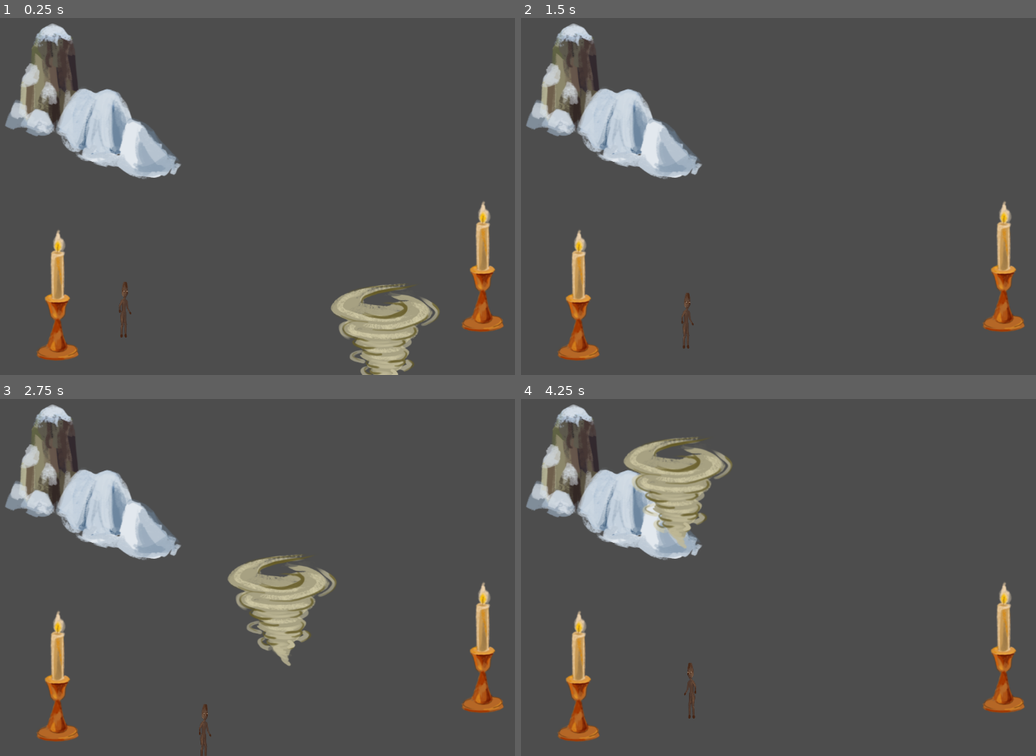
Above: before the commit, frames 1-4 (two rows, left to right).
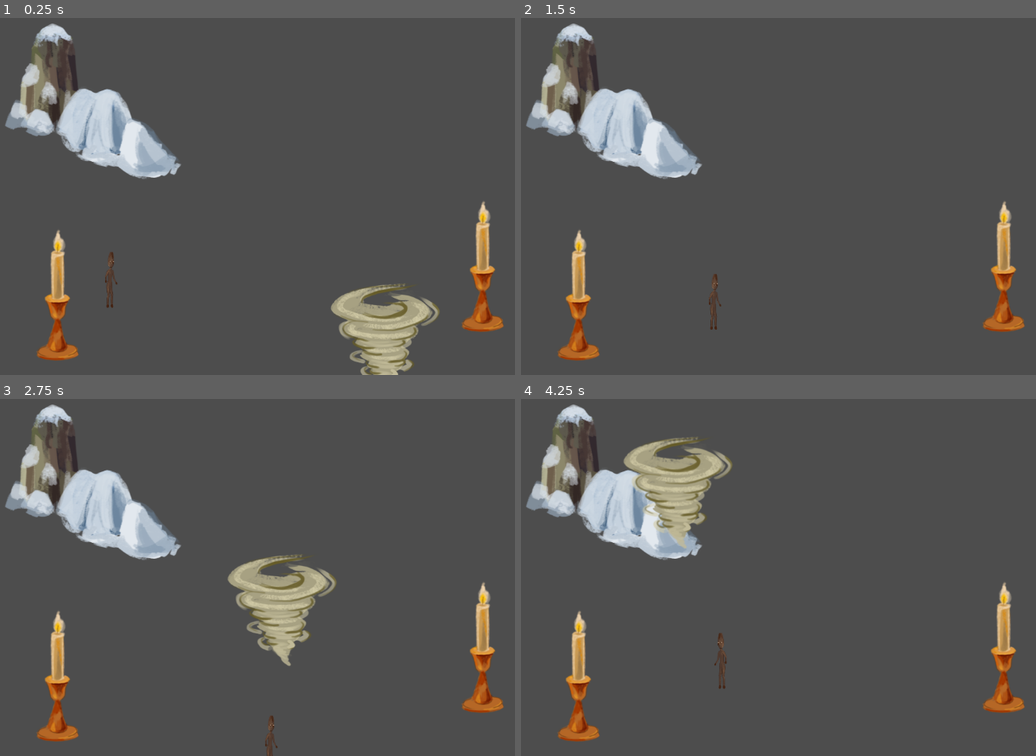
Above: after the commit, the same moments.

Repository: silvanasc804/on-off_labyrinth
Game: Godot game, scene res://scenes/levels/level1.tscn
Two runs of this game, one before a commit and one after it. Both use one fixed random seed, a clock stepped at 60 frames per second and the inputs below.
Inputs:
- Up to frame 1 (0.25 s): no input
- Up to frame 2 (1.5 s): hold D (right) 0.53-1.28 s; tap Enter at 1.25 s; hold S (down) from 1.28 s (still down)
- Up to frame 3 (2.75 s): release S (down) at 2.03 s; hold D (right) from 2.03 s (still down)
- Up to frame 4 (4.25 s): release D (right) at 2.78 s; hold W (up) 2.78-3.53 s; hold A (left) from 3.53 s (still down); tap Escape (pause) at 4.15 s

The runs differ from the first frame. In frame 1, 0.3% of the frame differs, in the area x 20-26%, y 65-90%; in frame 2, 0.3%; in frame 3, 0.3%; in frame 4, 0.3%, in the area x 31-40%, y 65-90%.

Commit message:
Insersion de la musica, junto a correccion de algunos errores

Diff:
--- a/project.godot
+++ b/project.godot
@@ -14,6 +14,10 @@
 run/main_scene="uid://d03hn4ttutisi"
 config/features=PackedStringArray("4.4", "Mobile")
 config/icon="res://icon.svg"
+
+[autoload]
+
+BackgroundMusic="*res://scenes/sound-effects/background_music.tscn"
 
 [input]
 
--- a/scenes/gamecontroller/game_controller.gd
+++ b/scenes/gamecontroller/game_controller.gd
@@ -2,7 +2,10 @@
 
 signal player_fall
 
+var player_alive = true
+
 func change_status(status: bool):
+	$"../camino/CollisionPolygon2D".disabled = true
 	var player = get_node("../player")
 	var position = player.global_position
 	var facing = player.get_node("AnimatedSprite2D").flip_h
@@ -28,13 +31,15 @@
 	if body.name != "player" or $"../camino/CollisionPolygon2D".disabled:
 		$"../camino/CollisionPolygon2D".disabled = false
 		return
+	player_alive = false
 	var sprite = $"../player".get_node("AnimatedSprite2D")
 	var tween = create_tween()
 	tween.tween_property(sprite, "scale", Vector2(0, 0), 1.0)
 	tween.tween_callback(Callable(self, "_restart_scene"))
 
 func _on_final_body_entered(body: Node2D) -> void:
-	get_tree().change_scene_to_file("res://scenes/userinterface/end.tscn")
+	if player_alive:
+		get_tree().change_scene_to_file("res://scenes/userinterface/end.tscn")
 
 func _restart_scene():
 	get_tree().change_scene_to_file("res://scenes/levels/" + str(get_parent().name) + ".tscn")
@@ -59,3 +64,35 @@
 
 func _on_tornado_player_enter() -> void:
 	change_status(false)
+
+
+func _on_area_2d_3_player_dead() -> void:
+	get_tree().call_deferred("change_scene_to_file", "res://scenes/levels/"+str(get_parent().name)+".tscn")
+
+
+func _on_area_2d_2_player_dead() -> void:
+	get_tree().call_deferred("change_scene_to_file", "res://scenes/levels/"+str(get_parent().name)+".tscn")
+
+
+func _on_area_2d_player_dead() -> void:
+	get_tree().call_deferred("change_scene_to_file", "res://scenes/levels/"+str(get_parent().name)+".tscn")
+
+
+func _on_tornado_2_player_enter() -> void:
+	change_status(false)
+
+
+func _on_tornado_3_player_enter() -> void:
+	change_status(false)
+
+
+func _on_tornado_4_player_enter() -> void:
+	change_status(false)
+
+
+func _on_tornado_5_player_enter() -> void:
+	change_status(false)
+
+
+func _on_tornado_6_player_enter() -> void:
+	change_status(false)
--- a/scenes/interactive/mountain.gd
+++ b/scenes/interactive/mountain.gd
@@ -23,22 +23,22 @@
 		count += delta
 	if(count >= max_time-2):
 		$Sprite2D.texture = MOUNTAIN_FROZEN
+		$StaticBody2D/CollisionPolygon2D.disabled = false
 	elif(count <= 5):
 		$Sprite2D.texture = MOUNTAIN_MELTED_ICE
 	else:
 		$Sprite2D.texture = MOUNTAIN_SEMI_FROZEN
+		$StaticBody2D/CollisionPolygon2D.disabled = false
 
 
 func _on_area_2d_body_entered(body: Node2D) -> void:
 	if(body.name == "player"):
 		player_nearby = true
-	print(player_nearby)
 
 
 func _on_area_2d_body_exited(body: Node2D) -> void:
 	if(body.name == "player"):
 		player_nearby = false
-	print(player_nearby)
 
 
 func _on_body_entered(body: Node2D) -> void:
--- a/scenes/interactive/mountain.tscn
+++ b/scenes/interactive/mountain.tscn
@@ -4,7 +4,7 @@
 [ext_resource type="Texture2D" uid="uid://cejgkvhh4sq54" path="res://art/interactive/mountain_frozen.png" id="2_81kgg"]
 
 [sub_resource type="RectangleShape2D" id="RectangleShape2D_57dch"]
-size = Vector2(391, 375)
+size = Vector2(410.5, 375)
 
 [node name="Area2D" type="Area2D"]
 collision_layer = 0
@@ -22,7 +22,7 @@
 collision_mask = 2
 
 [node name="CollisionShape2D" type="CollisionShape2D" parent="Area2D"]
-position = Vector2(24, 44.5)
+position = Vector2(33.75, 44.5)
 shape = SubResource("RectangleShape2D_57dch")
 
 [node name="StaticBody2D" type="StaticBody2D" parent="."]
--- a/scenes/interactive/tornado.tscn
+++ b/scenes/interactive/tornado.tscn
@@ -4,10 +4,11 @@
 [ext_resource type="Texture2D" uid="uid://dvvja7q3gulmw" path="res://art/interactive/tornado.png" id="1_ehjlj"]
 
 [sub_resource type="CapsuleShape2D" id="CapsuleShape2D_b670u"]
-radius = 104.0
-height = 250.0
+radius = 46.0
+height = 136.0
 
 [node name="tornado" type="Area2D"]
+collision_layer = 0
 collision_mask = 2
 script = ExtResource("1_b670u")
 
@@ -15,6 +16,7 @@
 texture = ExtResource("1_ehjlj")
 
 [node name="CollisionShape2D" type="CollisionShape2D" parent="."]
+position = Vector2(1, 27)
 shape = SubResource("CapsuleShape2D_b670u")
 
 [connection signal="body_entered" from="." to="." method="_on_body_entered"]
--- a/scenes/interactive/vela.tscn
+++ b/scenes/interactive/vela.tscn
@@ -5,7 +5,7 @@
 
 [sub_resource type="CapsuleShape2D" id="CapsuleShape2D_cj82q"]
 radius = 63.0
-height = 262.0
+height = 128.0
 
 [node name="vela" type="Area2D"]
 collision_layer = 0
@@ -16,6 +16,7 @@
 texture = ExtResource("2_o7uvw")
 
 [node name="CollisionShape2D" type="CollisionShape2D" parent="."]
+position = Vector2(-2, 50)
 shape = SubResource("CapsuleShape2D_cj82q")
 
 [connection signal="body_entered" from="." to="." method="_on_body_entered"]
--- a/scenes/levels/level1.tscn
+++ b/scenes/levels/level1.tscn
@@ -16,7 +16,7 @@
 position = Vector2(330, 149)
 
 [node name="player" parent="." instance=ExtResource("2_dd0lh")]
-position = Vector2(388, 527)
+position = Vector2(363, 473)
 
 [node name="tornado" parent="." instance=ExtResource("5_dywbp")]
 position = Vector2(759, 481)
@@ -36,6 +36,13 @@
 
 [node name="GameController" parent="." instance=ExtResource("6_1seuy")]
 
+[node name="camino" type="Area2D" parent="."]
+collision_layer = 0
+collision_mask = 8
+
+[node name="CollisionPolygon2D" type="CollisionPolygon2D" parent="camino"]
+polygon = PackedVector2Array(-1, 563, 483, 563, 482, 460, 292, 460, 294, 329, 378, 326, 376, 359, 391, 369, 402, 372, 858, 373, 863, 380, 858, 495, 868, 508, 888, 516, 1152, 516, 1152, 414, 968, 412, 964, 278, 958, 270, 919, 267, 914, 178, 677, 170, 675, 81, 663, 74, 575, 73, 574, 169, 351, 171, 338, 179, 331, 219, 192, 221, 189, 462, 1, 460)
+
 [connection signal="player_dead" from="Node2D" to="GameController" method="_on_node_2d_player_dead"]
 [connection signal="body_entered" from="tornado" to="." method="_on_tornado_body_entered"]
 [connection signal="player_enter" from="tornado" to="GameController" method="_on_tornado_player_enter"]
--- a/scenes/levels/level_1.tscn
+++ b/scenes/levels/level_1.tscn
@@ -70,19 +70,23 @@
 position = Vector2(623, 87)
 scale = Vector2(0.5, 0.5)
 
-[node name="player" parent="." instance=ExtResource("6_s8va5")]
-position = Vector2(40, 467)
-
-[node name="GameController" parent="." instance=ExtResource("7_oc4kc")]
-
 [node name="level_change" parent="." instance=ExtResource("8_s8va5")]
 position = Vector2(1165, 465)
-
-[node name="Pause" parent="." instance=ExtResource("9_dga24")]
 
 [node name="tornado" parent="." instance=ExtResource("5_qxy0u")]
 position = Vector2(417, 465)
 scale = Vector2(0.6, 0.6)
 
+[node name="player" parent="." instance=ExtResource("6_s8va5")]
+position = Vector2(1031, 427)
+
+[node name="GameController" parent="." instance=ExtResource("7_oc4kc")]
+
+[node name="Pause" parent="." instance=ExtResource("9_dga24")]
+
 [connection signal="body_exited" from="camino" to="GameController" method="_on_camino_body_exited"]
+[connection signal="player_dead" from="Area2D" to="GameController" method="_on_area_2d_player_dead"]
+[connection signal="player_dead" from="Area2D2" to="GameController" method="_on_area_2d_2_player_dead"]
+[connection signal="player_dead" from="Area2D3" to="GameController" method="_on_area_2d_3_player_dead"]
 [connection signal="player_use" from="vela" to="GameController" method="_on_vela_player_use"]
+[connection signal="player_enter" from="tornado" to="GameController" method="_on_tornado_player_enter"]
--- a/scenes/levels/level_2.tscn
+++ b/scenes/levels/level_2.tscn
@@ -62,13 +62,8 @@
 [node name="player" parent="." instance=ExtResource("6_qpwj6")]
 position = Vector2(42, 421)
 
-[node name="GameController" parent="." instance=ExtResource("5_l37oo")]
-position = Vector2(481.688, 309.729)
-
 [node name="level_change" parent="." instance=ExtResource("7_ibugp")]
 position = Vector2(1169, 565)
-
-[node name="Pause" parent="." instance=ExtResource("8_8qukl")]
 
 [node name="tornado" parent="." instance=ExtResource("9_3p04p")]
 position = Vector2(195, 235)
@@ -82,4 +77,12 @@
 speed = 200
 y_variation = 55
 
+[node name="GameController" parent="." instance=ExtResource("5_l37oo")]
+position = Vector2(481.688, 309.729)
+
+[node name="Pause" parent="." instance=ExtResource("8_8qukl")]
+
 [connection signal="body_exited" from="camino" to="GameController" method="_on_camino_body_exited"]
+[connection signal="player_dead" from="Area2D" to="GameController" method="_on_area_2d_player_dead"]
+[connection signal="player_enter" from="tornado" to="GameController" method="_on_tornado_player_enter"]
+[connection signal="player_enter" from="tornado2" to="GameController" method="_on_tornado_2_player_enter"]
--- a/scenes/levels/level_3.tscn
+++ b/scenes/levels/level_3.tscn
@@ -65,19 +65,12 @@
 position = Vector2(620, 170)
 scale = Vector2(0.7, 0.7)
 
-[node name="Area2D3" parent="." instance=ExtResource("4_fkk1g")]
+[node name="vela2" parent="." instance=ExtResource("4_fkk1g")]
 position = Vector2(507, 525)
 scale = Vector2(0.5, 0.5)
 
-[node name="player" parent="." instance=ExtResource("7_fkk1g")]
-position = Vector2(37, 529)
-
-[node name="GameController" parent="." instance=ExtResource("6_ftfob")]
-
 [node name="level_change" parent="." instance=ExtResource("8_ugcn1")]
 position = Vector2(1173, 561)
-
-[node name="Pause" parent="." instance=ExtResource("9_pimnq")]
 
 [node name="tornado" parent="." instance=ExtResource("10_2bnyt")]
 position = Vector2(141, 317)
@@ -95,4 +88,17 @@
 position = Vector2(1007, 450)
 scale = Vector2(0.5, 0.5)
 
+[node name="GameController" parent="." instance=ExtResource("6_ftfob")]
+
+[node name="player" parent="." instance=ExtResource("7_fkk1g")]
+position = Vector2(37, 529)
+
+[node name="Pause" parent="." instance=ExtResource("9_pimnq")]
+
 [connection signal="body_exited" from="camino" to="GameController" method="_on_camino_body_exited"]
+[connection signal="player_dead" from="Area2D" to="GameController" method="_on_area_2d_player_dead"]
+[connection signal="player_dead" from="Area2D2" to="GameController" method="_on_area_2d_2_player_dead"]
+[connection signal="player_use" from="vela2" to="GameController" method="_on_vela_2_player_use"]
+[connection signal="player_enter" from="tornado" to="GameController" method="_on_tornado_player_enter"]
+[connection signal="player_enter" from="tornado2" to="GameController" method="_on_tornado_2_player_enter"]
+[connection signal="player_use" from="vela" to="GameController" method="_on_vela_player_use"]
--- a/scenes/levels/level_4.tscn
+++ b/scenes/levels/level_4.tscn
@@ -64,19 +64,12 @@
 position = Vector2(656, 111)
 scale = Vector2(0.7, 0.7)
 
-[node name="Area2D4" parent="." instance=ExtResource("4_ogj6a")]
+[node name="vela2" parent="." instance=ExtResource("4_ogj6a")]
 position = Vector2(1011, 444)
 scale = Vector2(0.5, 0.5)
 
-[node name="GameController" parent="." instance=ExtResource("6_rej77")]
-
 [node name="level_change" parent="." instance=ExtResource("7_5vn0v")]
 position = Vector2(1172, 565)
-
-[node name="player" parent="." instance=ExtResource("8_ts8eg")]
-position = Vector2(43, 523)
-
-[node name="Pause" parent="." instance=ExtResource("9_um320")]
 
 [node name="tornado" parent="." instance=ExtResource("10_glw47")]
 position = Vector2(195, 373)
@@ -110,4 +103,20 @@
 position = Vector2(908, 234)
 scale = Vector2(0.5, 0.5)
 
+[node name="player" parent="." instance=ExtResource("8_ts8eg")]
+position = Vector2(43, 523)
+
+[node name="GameController" parent="." instance=ExtResource("6_rej77")]
+
+[node name="Pause" parent="." instance=ExtResource("9_um320")]
+
 [connection signal="body_exited" from="camino" to="GameController" method="_on_camino_body_exited"]
+[connection signal="player_dead" from="Area2D" to="GameController" method="_on_area_2d_player_dead"]
+[connection signal="player_dead" from="Area2D2" to="GameController" method="_on_area_2d_2_player_dead"]
+[connection signal="player_use" from="vela2" to="GameController" method="_on_vela_2_player_use"]
+[connection signal="player_enter" from="tornado" to="GameController" method="_on_tornado_player_enter"]
+[connection signal="player_enter" from="tornado2" to="GameController" method="_on_tornado_2_player_enter"]
+[connection signal="player_enter" from="tornado3" to="GameController" method="_on_tornado_3_player_enter"]
+[connection signal="player_enter" from="tornado4" to="GameController" method="_on_tornado_4_player_enter"]
+[connection signal="player_enter" from="tornado5" to="GameController" method="_on_tornado_5_player_enter"]
+[connection signal="player_use" from="vela" to="GameController" method="_on_vela_player_use"]
--- a/scenes/levels/level_5.tscn
+++ b/scenes/levels/level_5.tscn
@@ -69,27 +69,6 @@
 position = Vector2(322, 384)
 scale = Vector2(0.6, 0.6)
 
-[node name="final" type="Area2D" parent="."]
-position = Vector2(646, 295)
-scale = Vector2(1.73155, 1.8)
-collision_layer = 0
-collision_mask = 8
-
-[node name="Sprite2D" type="Sprite2D" parent="final"]
-position = Vector2(9.38773e-07, -8.10623e-06)
-scale = Vector2(0.114284, 0.0382955)
-texture = ExtResource("5_mxx4w")
-
-[node name="CollisionShape2D" type="CollisionShape2D" parent="final"]
-shape = SubResource("CircleShape2D_vvoq0")
-
-[node name="player" parent="." instance=ExtResource("5_fi56y")]
-position = Vector2(588, 295)
-
-[node name="GameController" parent="." instance=ExtResource("6_hldbq")]
-
-[node name="Pause" parent="." instance=ExtResource("7_fsnos")]
-
 [node name="tornado" parent="." instance=ExtResource("9_vvoq0")]
 position = Vector2(698, 43)
 scale = Vector2(0.45, 0.45)
@@ -133,5 +112,37 @@
 speed = 200
 x_variation = 32
 
+[node name="player" parent="." instance=ExtResource("5_fi56y")]
+position = Vector2(34, 542)
+
+[node name="final" type="Area2D" parent="."]
+position = Vector2(646, 295)
+scale = Vector2(1.73155, 1.8)
+collision_layer = 0
+collision_mask = 8
+
+[node name="Sprite2D" type="Sprite2D" parent="final"]
+position = Vector2(9.38773e-07, -8.10623e-06)
+scale = Vector2(0.114284, 0.0382955)
+texture = ExtResource("5_mxx4w")
+
+[node name="CollisionShape2D" type="CollisionShape2D" parent="final"]
+shape = SubResource("CircleShape2D_vvoq0")
+
+[node name="GameController" parent="." instance=ExtResource("6_hldbq")]
+
+[node name="Pause" parent="." instance=ExtResource("7_fsnos")]
+
 [connection signal="body_exited" from="camino" to="GameController" method="_on_camino_body_exited"]
+[connection signal="player_dead" from="Area2D" to="GameController" method="_on_area_2d_player_dead"]
+[connection signal="player_dead" from="Area2D2" to="GameController" method="_on_area_2d_2_player_dead"]
+[connection signal="player_dead" from="Area2D3" to="GameController" method="_on_area_2d_3_player_dead"]
+[connection signal="player_enter" from="tornado" to="GameController" method="_on_tornado_player_enter"]
+[connection signal="player_use" from="vela" to="GameController" method="_on_vela_player_use"]
+[connection signal="player_use" from="vela2" to="GameController" method="_on_vela_2_player_use"]
+[connection signal="player_enter" from="tornado2" to="GameController" method="_on_tornado_2_player_enter"]
+[connection signal="player_enter" from="tornado3" to="GameController" method="_on_tornado_3_player_enter"]
+[connection signal="player_enter" from="tornado4" to="GameController" method="_on_tornado_4_player_enter"]
+[connection signal="player_enter" from="tornado5" to="GameController" method="_on_tornado_5_player_enter"]
+[connection signal="player_enter" from="tornado6" to="GameController" method="_on_tornado_6_player_enter"]
 [connection signal="body_entered" from="final" to="GameController" method="_on_final_body_entered"]
--- a/scenes/player/player.tscn
+++ b/scenes/player/player.tscn
@@ -35,7 +35,7 @@
 collision_layer = 25
 collision_mask = 17
 script = ExtResource("1_gmlin")
-speed = 100
+speed = 200
 
 [node name="AnimatedSprite2D" type="AnimatedSprite2D" parent="."]
 sprite_frames = SubResource("SpriteFrames_p47bc")
--- a/scenes/player/player_on.tscn
+++ b/scenes/player/player_on.tscn
@@ -35,7 +35,7 @@
 collision_layer = 138
 collision_mask = 3
 script = ExtResource("1_jm7tu")
-speed = 100
+speed = 200
 
 [node name="AnimatedSprite2D" type="AnimatedSprite2D" parent="."]
 light_mask = 2
--- /dev/null
+++ b/scenes/sound-effects/audio_stream_player.gd
@@ -0,0 +1 @@
+extends AudioStreamPlayer
--- /dev/null
+++ b/scenes/sound-effects/background_music.tscn
@@ -0,0 +1,14 @@
+[gd_scene load_steps=3 format=3 uid="uid://j0rfoakeio6t"]
+
+[ext_resource type="AudioStream" uid="uid://bh5c8hkxl802w" path="res://music/background.mp3" id="1_7clv6"]
+[ext_resource type="Script" uid="uid://ckoq53j21t8wx" path="res://scenes/sound-effects/audio_stream_player.gd" id="2_2g1d4"]
+
+[node name="BackgroundMusic" type="Node"]
+
+[node name="AudioStreamPlayer" type="AudioStreamPlayer" parent="."]
+stream = ExtResource("1_7clv6")
+volume_db = -5.858
+autoplay = true
+stream_paused = true
+parameters/looping = true
+script = ExtResource("2_2g1d4")
Not shown, added: music/background.mp3.import
Not shown, added: scenes/sound-effects/audio_stream_player.gd.uid
Not shown, added: music/background.mp3
